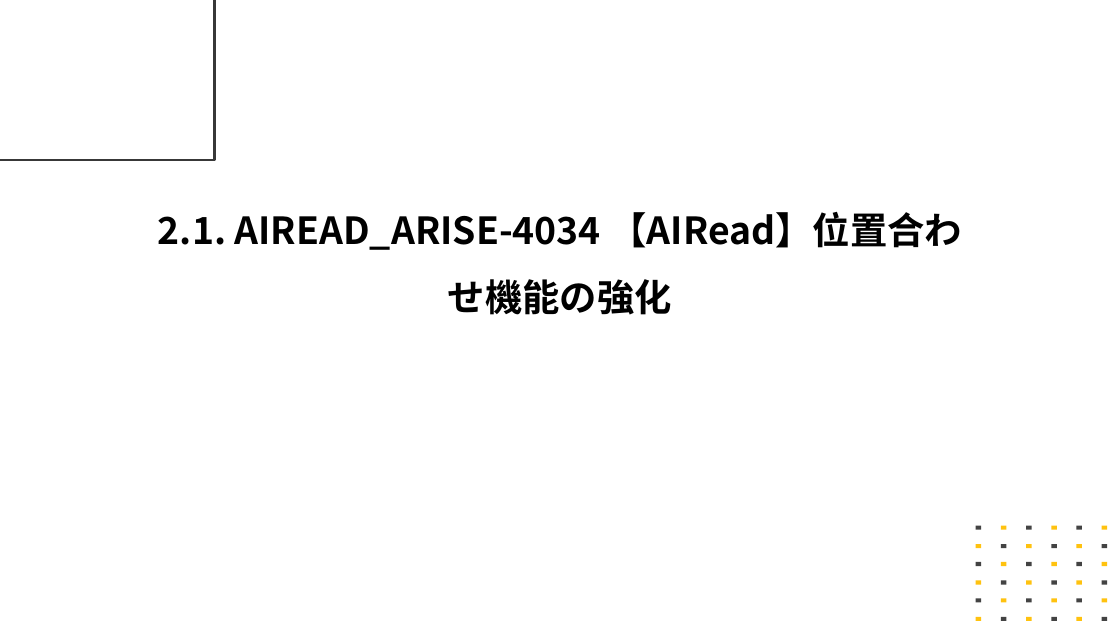
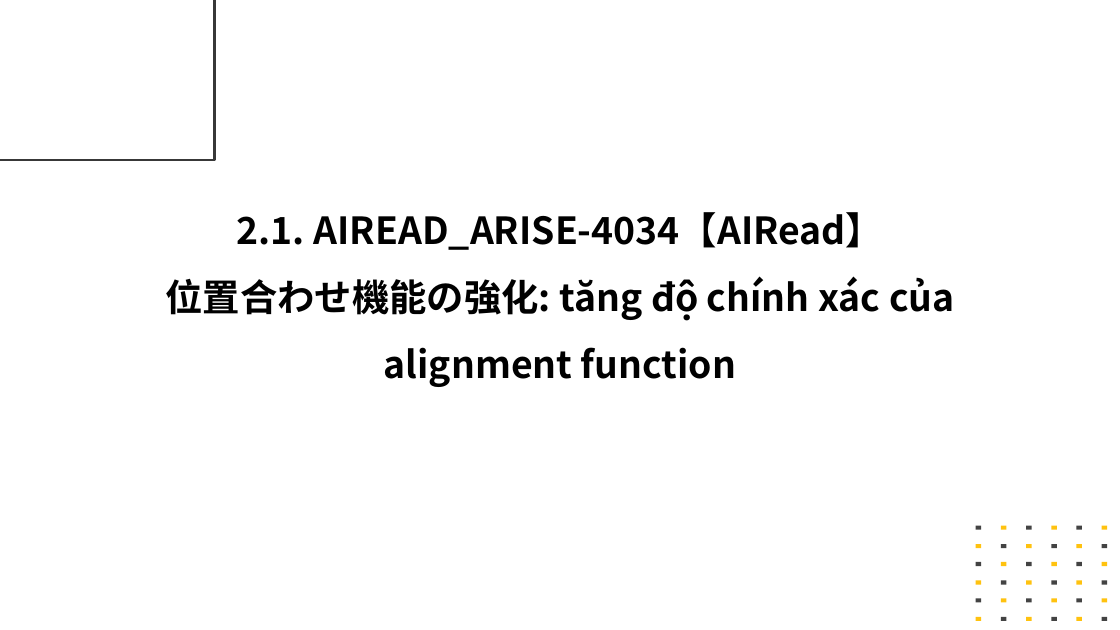
Before and after one commit to anhnvVNU/slide_maker, a slide deck: slide 6 of output/final_presentation.pptx. Drawn at 1120x630 pixels with LibreOffice and Linux fonts; fonts in the diff are those of the drawing. Boxes give left, top, right and bottom in pixels: in the first picture for what was removed or moved away, otherwise in the second. Text is boxed around its words. In the diff, an @@ line names an element or a change of style, - is before the commit and + after.

```diff
--- a/output/final_presentation.pptx
+++ b/output/final_presentation.pptx
@@ text at bbox=[165, 212, 955, 387]: text changed @@
-2.1. AIREAD_ARISE-4034 【AIRead】位置合わせ機能の強化
+2.1. AIREAD_ARISE-4034【AIRead】
+位置合わせ機能の強化: tăng độ chính xác của alignment function
```
Also in this commit, not shown: 7 other slides changed, 15 slides added, 20 other files.
